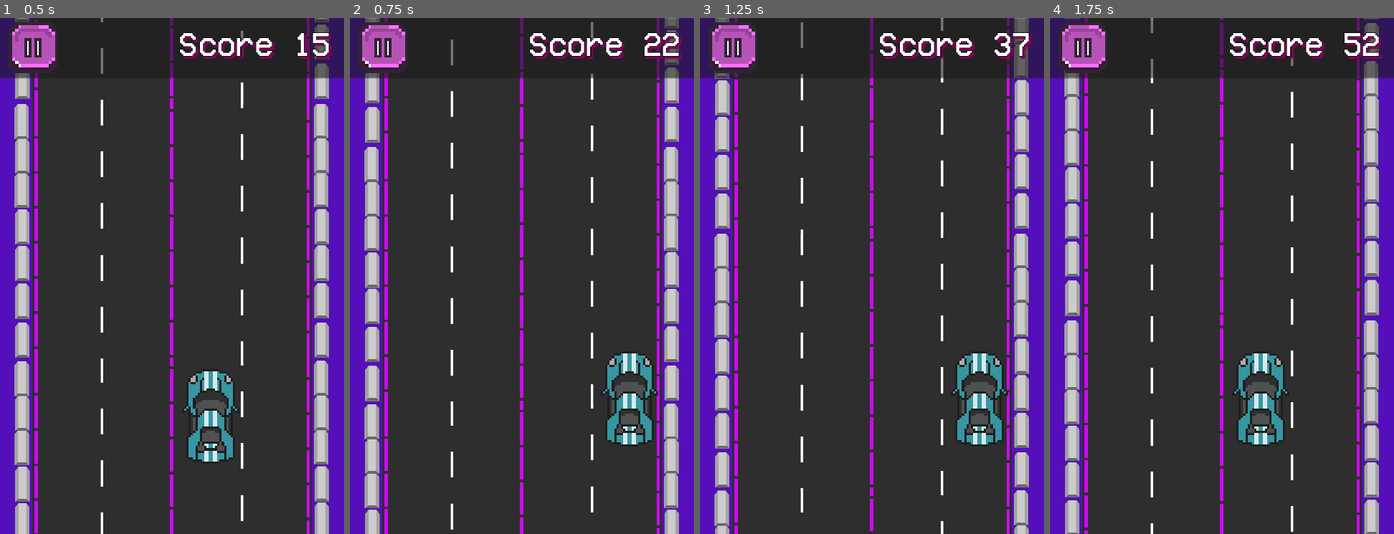
Above: before the commit, frames 1-4 (left to right).
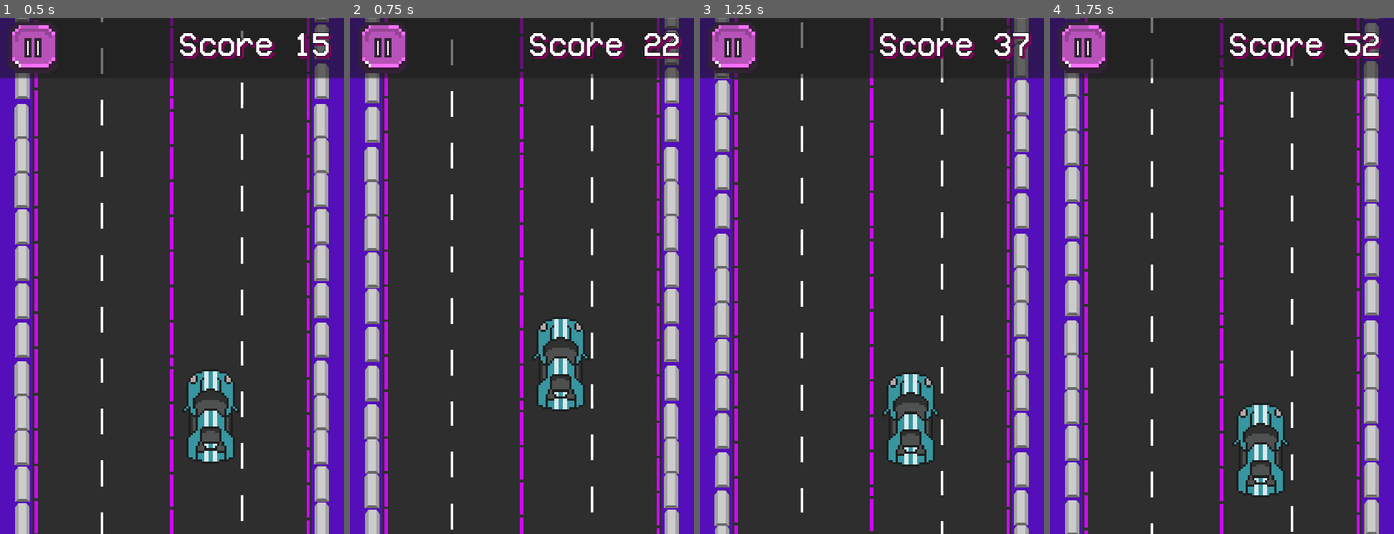
Above: after the commit, the same moments.

Repository: Maxsonin/Race-Game-for-Hackathon
Game: Godot game, scene res://scene/main/main.tscn
The game is run twice, just before and just after one commit, with the same random seed, the same clock (stepped at 60 frames per second) and the same inputs. This scene is started directly instead of the project's main scene.
Inputs:
- Up to frame 1 (0.5 s): no input
- Up to frame 2 (0.75 s): hold D (MoveRight) from 0.53 s (still down)
- Up to frame 3 (1.25 s): keep holding D (MoveRight)
- Up to frame 4 (1.75 s): release D (MoveRight) at 1.28 s; hold A (MoveLeft) from 1.28 s (still down)

Frame 1 is identical in both runs. In frame 2, 3.0% of the frame differs, in the area x 53-90%, y 58-83%; in frame 3, 3.0%, in the area x 53-90%, y 65-87%; in frame 4, 2.2%.

Commit message:
player can move only when start animation is played

Diff:
--- a/scene/main/main.gd
+++ b/scene/main/main.gd
@@ -20,6 +20,8 @@
 var move_speed: float = (VALUE_NEEDED_TO_CHANGE_ROAD / TIME_NEEDED_TO_CHANGE_ROAD)
 var targetPositions := [32, 64, 96, 128]
 var pos = 1
+var start_played = false
+
 
 func _ready():
 	Global.night = false
@@ -30,24 +32,22 @@
 func _process(delta):
 	if (int(Global.point)%1400>400 and int(Global.point)%1400<600):
 		night.modulate=Color(0,0,0,(float((int(Global.point)%200))/200))
-		print("night")
 		if (float((int(Global.point)%200))/200) > 0.5 and not Global.night:
 			Global.night = true
 	if (int(Global.point)%1400>1200 and int(Global.point)%1400<1400):
 		night.modulate=Color(0,0,0,1-(float((int(Global.point)%200))/200))
-		print("day")
 		if (float((int(Global.point)%200))/200) < 0.5 and Global.night:
 			Global.night = false
 	if Input.is_action_just_pressed("Pause"):
 		pauseManu()
 
 	elif Input.is_action_just_pressed("MoveRight") and pos < 2:
-		if not car.can_move: return
+		if not car.can_move or not start_played: return
 		turn_anim.play("turn_right")
 		pos += 1
 
 	elif Input.is_action_just_pressed("MoveLeft") and pos > -1:
-		if not car.can_move: return
+		if not car.can_move or not start_played: return
 		turn_anim.play("turn_left")
 		pos -= 1
 
@@ -86,3 +86,8 @@
 		target_position_x = targetPositions[2]
 	elif pos == 2:
 		target_position_x = targetPositions[3]
+
+
+func _on_turn_anim_animation_finished(anim_name: StringName) -> void:
+	if anim_name == "start":
+		start_played = true
--- a/scene/main/main.tscn
+++ b/scene/main/main.tscn
@@ -234,6 +234,7 @@
 }
 
 [connection signal="car_got_hit_fr" from="Car" to="." method="_on_car_car_got_hit_fr"]
+[connection signal="animation_finished" from="turnAnim" to="." method="_on_turn_anim_animation_finished"]
 [connection signal="pressed" from="TSBControls/ToRightTSB" to="TSBControls" method="_on_to_right_tsb_pressed"]
 [connection signal="pressed" from="TSBControls/ToLeftTSB" to="TSBControls" method="_on_to_left_tsb_pressed"]
 [connection signal="transitioned" from="SceneTrasition" to="." method="_on_scene_trasition_transitioned"]
